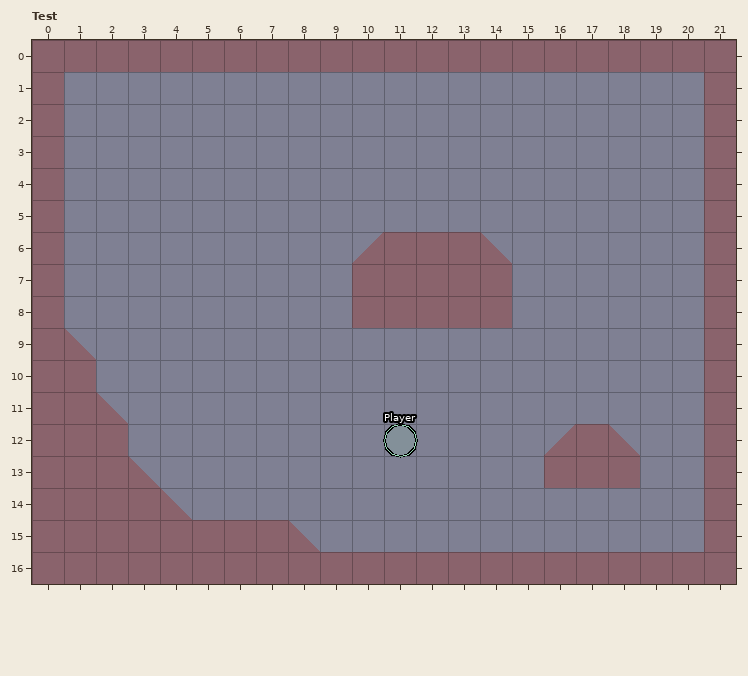
LDtk project, stored at sample/res/Levels.ldtk. Above, as it was before the edit.
Cells are 32x32 px. Shown: Test x 0..21, y 0..16.
The same view after the edit:
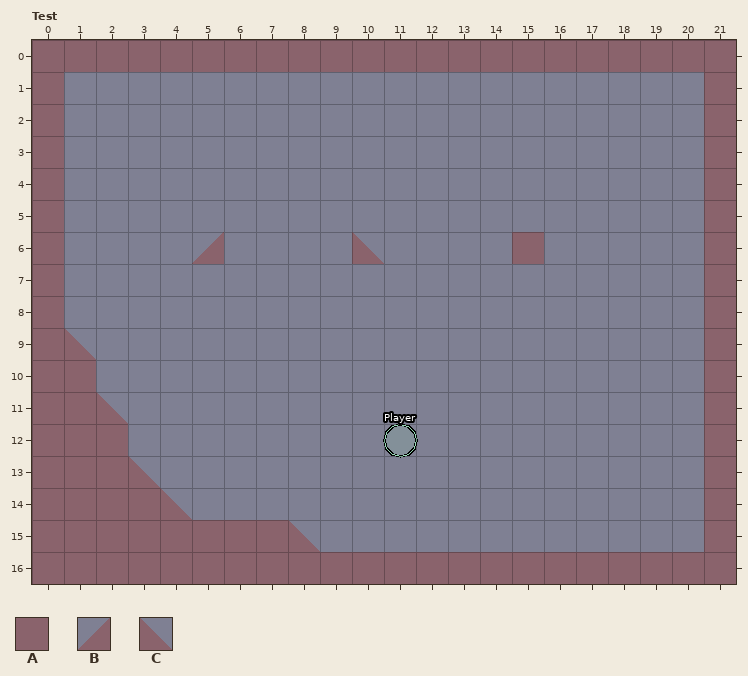
Key: from "Collision": A 0, B 1, C 2.
_ is an empty cell.
Tiles replaced or removed in this view: A, B, C.
See-through tiles are keyed as they look on the map.
Change:
Changed rows in their new state; . is an unchanged cell.
Layer "Collisions":
first column x 5:
 6 B....C____A
 7 ....._____.
 8 ....._____.
first column x 16:
12 ___
13 ___
